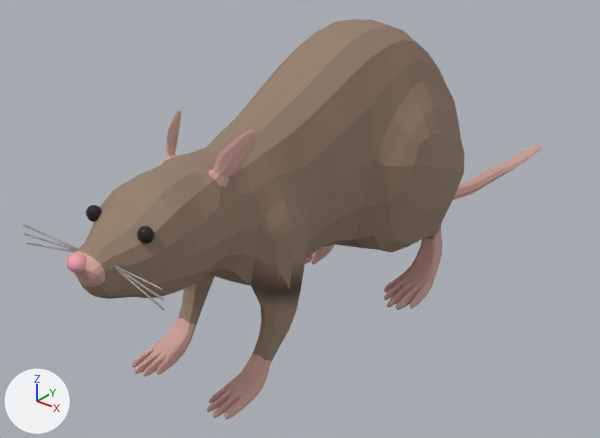
The glTF model godot/assets/models/characters/rat_pup.glb as it was, and as the next commit left it.
Both versions are drawn from a 50 mm lens placed at (0.156, -0.186, 0.156), pointed at (-0.018, 0.031, 0.021). Lighting does not change. The marker at lower left points along +X, +Y and +Z. The older version comes first. Where no turn or scale is listed for an object, it has been applied to the vertices. Vertices at exactly the same position are counted once.

Names of what the first picture shows: 'Rat'.
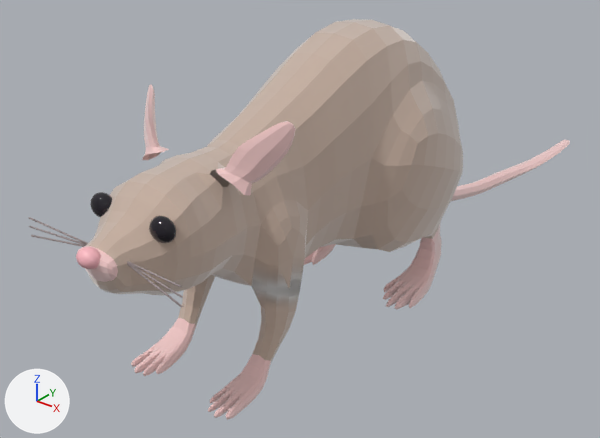
Changed parts and their boxes [x1, y1, x2, y2] in the pictures (600 x 438 px; the box of a moved part takes in the faces that stretch with it):
'Rat', recoloured, surface changed, reshaped (lighter)
    before: [23, 19, 542, 419]
    after: [29, 19, 570, 420]
part 1 of me_rat, moved or reshaped
    before: [115, 268, 164, 300]
    after: [29, 226, 87, 246]
part 2 of me_rat, moved or reshaped
    before: [24, 233, 76, 251]
    after: [127, 263, 183, 298]
part 3 of me_rat, added
    after: [142, 85, 169, 160]
part 4 of me_rat, added (pink)
    after: [216, 121, 296, 195]
part 5 of me_rat, added
    after: [29, 217, 88, 247]
part 6 of me_rat, added
    after: [127, 261, 183, 308]
part 7 of me_rat, moved or reshaped
    before: [23, 109, 260, 419]
    after: [76, 155, 261, 420]
part 8 of me_rat, moved or reshaped
    before: [453, 146, 542, 200]
    after: [450, 140, 570, 202]
part 9 of me_rat, moved or reshaped
    before: [306, 130, 464, 309]
    after: [304, 130, 463, 308]
part 10 of me_rat, recoloured
    before: [71, 251, 103, 276]
    after: [93, 256, 101, 262]

Patch to the scene script:
```diff
--- a/godot/assets/models/characters/rat_pup.glb.py
+++ b/godot/assets/models/characters/rat_pup.glb.py
@@ mat_grey @@
 mat_grey = principled_material('Grey')
-mat_grey.base_color = (0.3, 0.21, 0.15)  # brown #957e6c
+mat_grey.base_color = (0.56, 0.42, 0.34)  # beige #c5ad9e
 mat_grey.roughness = 0.8
+mat_grey.sheen_weight = 1.0
@@ mat_pink @@
 mat_pink = principled_material('Pink')
-mat_pink.base_color = (0.64, 0.368, 0.329)  # pink #d1a39b
+mat_pink.base_color = (0.91, 0.59, 0.58)  # pink #f5cac8
 mat_pink.roughness = 0.8
@@ me_rat @@
 # used by ob_rat; location = (0.0, 0.0, 0.0001)
-me_rat.from_pydata(...)  # 2624 vertices, 5228 faces; spans x -0.031..0.031, y -0.082..0.207, z -0.001..0.096
+me_rat.from_pydata(...)  # 2642 vertices, 5228 faces; spans x -0.03..0.03, y -0.079..0.207, z -0.001..0.096
+# me_rat part 1: the loose piece of 32 vertices spanning x 0.004..0.027, y -0.076..-0.073, z 0.054..0.055 is scaled about the mesh origin by (-1.09, 0.953, 1)
+# me_rat part 2: the loose piece of 32 vertices spanning x -0.027..-0.004, y -0.076..-0.073, z 0.054..0.055 is scaled about the mesh origin by (-1.09, 0.953, 1)
+# me_rat part 3: a new loose piece of 81 vertices spanning x -0.028..-0.01, y -0.041..-0.028, z 0.066..0.085, in mat_pink (pink #f5cac8)
+# me_rat part 4: a new loose piece of 81 vertices spanning x 0.01..0.028, y -0.041..-0.028, z 0.066..0.085, in mat_pink (pink #f5cac8)
+# me_rat part 5: a new loose piece of 63 vertices spanning x -0.03..-0.005, y -0.073..-0.069, z 0.052..0.058, in mat_whisker (grey #a09393)
+# me_rat part 6: a new loose piece of 63 vertices spanning x 0.005..0.03, y -0.073..-0.069, z 0.052..0.058, in mat_whisker (grey #a09393)
+# me_rat part 7: 282 vertices moved from x -0.02..0.02, y -0.082..-0.033, z 0.0..0.071 to x -0.02..0.02, y -0.078..-0.033, z 0.0..0.071; 682 vertices removed from x -0.027..0.027, y -0.082..-0.029, z 0.0..0.08; 412 vertices added at x -0.021..0.021, y -0.079..-0.035, z 0.0..0.07
+# me_rat part 8: 72 vertices moved from x -0.003..0.003, y 0.108..0.17, z 0.001..0.012 to x -0.002..0.011, y 0.108..0.17, z 0.002..0.012; 71 vertices removed from x -0.004..0.004, y 0.13..0.207, z 0.0..0.007; 71 vertices added at x 0.0..0.017, y 0.13..0.207, z 0.004..0.009
+# me_rat part 9: 68 vertices moved from x -0.031..0.031, y 0.01..0.064, z 0.002..0.061 to x -0.03..0.03, y 0.01..0.064, z 0.002..0.061; 44 vertices removed from x -0.031..0.031, y 0.03..0.057, z 0.0..0.011; 44 vertices added at x -0.03..0.03, y 0.03..0.057, z 0.0..0.011
+# me_rat part 10: 15 faces spanning x -0.004..0.004, y -0.077..-0.074, z 0.056..0.059 switch from mat_pink (pink #d1a39b) to mat_nosepink (pink #fdbac2)
 me_rat.materials.append(mat_grey)
```
